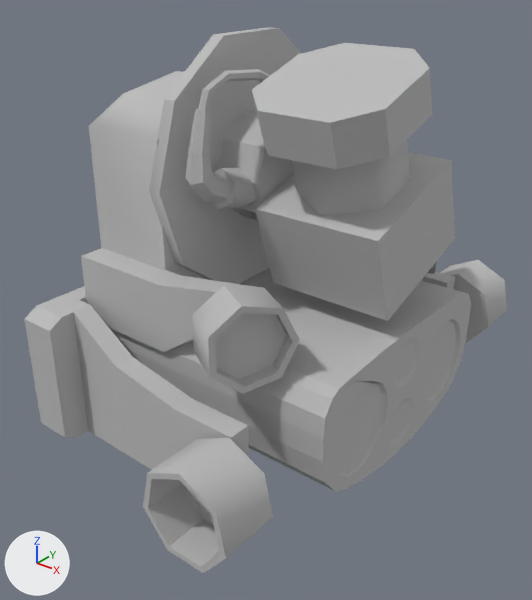
Two versions of the glTF model atlas/meshes/head.gltf, one commit apart.
One viewpoint serves both versions: a 50 mm camera at (0.144, -0.252, 0.179) aimed at (-0.051, -0.008, 0.027). Every picture has the same lights, and +X, +Y and +Z are marked at lower left. Vertices at the same position are counted once.

Objects in the first picture: 'Node'.
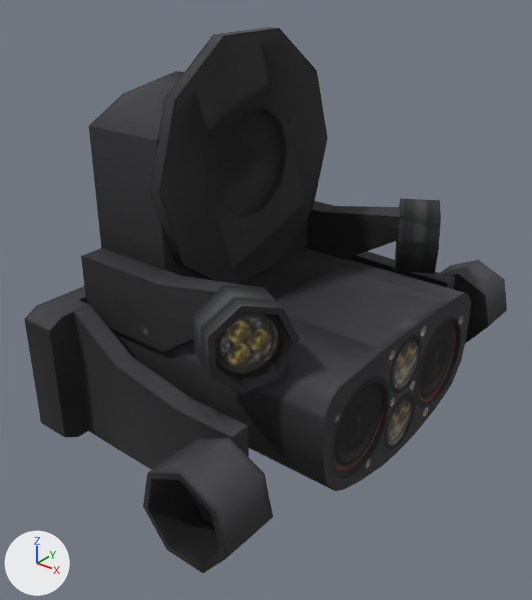
The newer file is also turned or shifted as a whole; pictures and numbers use the older file's frame.

Where the change shows, as pixel boxes [x1, y1, x2, y2] in the pictures (532 x 600 px):
part 1 of me_node_mesh, deleted: before [185, 69, 270, 210]
part 2 of me_node_mesh, deleted: before [252, 43, 432, 170]
part 3 of me_node_mesh, deleted: before [290, 140, 410, 216]
part 4 of me_node_mesh, deleted: before [255, 153, 455, 321]
part 5 of me_node_mesh, added (black): after [333, 321, 456, 472]
part 6 of me_node_mesh, cut back: before [218, 110, 293, 220]; after [37, 294, 79, 317]
part 7 of me_node_mesh, recoloured (grey to black): [24, 27, 507, 573] in both

The change in detail:
Picture 'drc_torso_head_diffuse' (img_drc_torso_head_diffuse) is new.
Material 'drc_torso_head_diffuse' (mat_drc_torso_head_diffuse) is new.
Its texture is img_drc_torso_head_diffuse.
Its roughness is 0.998.
me_node_mesh is used by ob_node; location (0.0, 0.0, 0.0).
me_node_mesh had 605 vertices, 1099 faces and spanned x -0.148..0.02, y -0.118..0.117, z -0.032..0.145.
me_node_mesh now has 513 vertices, 935 faces and spans x -0.148..0.02, y -0.118..0.117, z -0.032..0.145.
me_node_mesh part 1: the loose piece of 102 vertices spanning x -0.062..-0.042, y -0.052..0.041, z 0.054..0.134 is deleted.
me_node_mesh part 2: the loose piece of 16 vertices spanning x -0.042..0.017, y -0.042..0.02, z 0.106..0.142 is deleted.
me_node_mesh part 3: the loose piece of 12 vertices spanning x -0.033..0.008, y -0.032..0.024, z 0.078..0.126 is deleted.
me_node_mesh part 4: the loose piece of 8 vertices spanning x -0.042..0.017, y -0.027..0.041, z 0.041..0.098 is deleted.
me_node_mesh part 5: 52 vertices added at x 0.018..0.019, y -0.049..0.05, z -0.015..0.016.
me_node_mesh part 6: 10 vertices removed from x -0.043, y -0.024..0.026, z 0.065..0.112; 4 vertices added at x -0.112, y -0.078..0.078, z -0.032..0.032.
me_node_mesh part 7: 570 faces spanning x -0.148..0.02, y -0.118..0.117, z -0.032..0.145 switch from mat_default (grey #bcbcbc) to mat_drc_torso_head_diffuse (picture img_drc_torso_head_diffuse).
